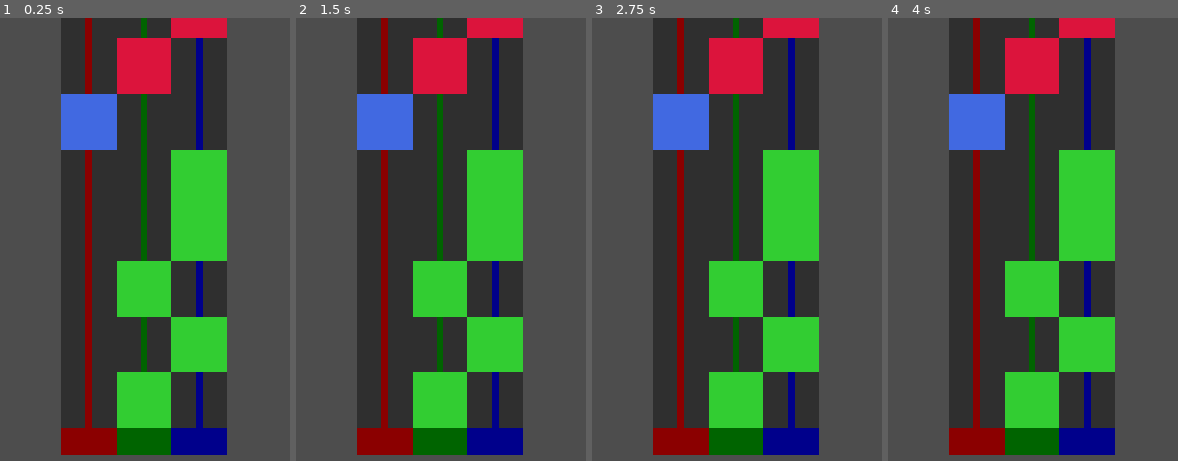
Above: before the commit, frames 1-4 (left to right).
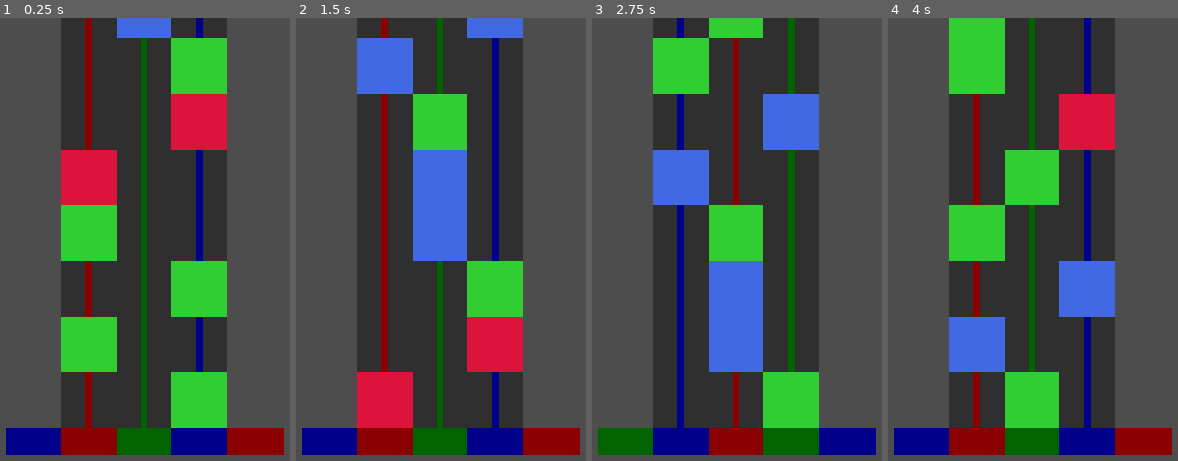
Above: after the commit, the same moments.

Repository: FredAndrei203/color-raid
Game: Godot game, scene res://main_scene.tscn
Two runs of this game, one before a commit and one after it. Both use one fixed random seed, a clock stepped at 60 frames per second and the inputs below.
Inputs (mouse positions are in pixels of both pictures, inside the frame that each line leads up to):
- Up to frame 1 (0.25 s): no input
- Up to frame 2 (1.5 s): tap Enter at 0.5 s; move the mouse to (outside the picture) at 0.52 s; hold Right (shift_right, bound only after the commit) 0.53-1.28 s; hold Down (keep_colors, bound only after the commit) 0.53-1.28 s; click (outside the picture) at 0.67 s; tap Space at 1.25 s; move the mouse to (outside the picture) at 1.27 s; hold Left (shift_left, bound only after the commit) from 1.28 s (still down); tap Down (keep_colors, bound only after the commit) at 1.35 s
- Up to frame 3 (2.75 s): tap Enter at 2 s; move the mouse to (815, 142) at 2.02 s; release Left (shift_left, bound only after the commit) at 2.03 s; hold Right (shift_right, bound only after the commit) from 2.03 s (still down); hold Down (keep_colors, bound only after the commit) from 2.03 s (still down)
- Up to frame 4 (4 s): tap Space at 2.75 s; move the mouse to (992, 332) at 2.77 s; release Down (keep_colors, bound only after the commit) at 2.78 s; tap Down (keep_colors, bound only after the commit) at 2.85 s; click (992, 332) at 2.92 s; tap Enter at 3.5 s; move the mouse to (outside the picture) at 3.52 s; release Right (shift_right, bound only after the commit) at 3.53 s; hold Left (shift_left, bound only after the commit) from 3.53 s (still down); hold Down (keep_colors, bound only after the commit) from 3.53 s (still down)

The runs differ from the first frame. In frame 1, 38% of the frame differs, in the area x 2-98%, y 0-99%; in frame 2, 34%; in frame 3, 41%; in frame 4, 33%.

Commit message:
bare bones color raid

Diff:
--- /dev/null
+++ b/block_container.gd
@@ -0,0 +1,25 @@
+class_name BlockContainer extends Node2D
+
+const ONE_LVL: float = 80
+
+@export var block_scene: PackedScene
+@export var lane1: ColorLane
+@export var lane2: ColorLane
+@export var lane3: ColorLane
+
+var total_block_count: int
+
+
+func bring_down_blocks() -> void:
+	position.y += ONE_LVL
+
+func add_block() -> ColorBlock:
+	var lanes: Array[ColorLane] = [lane1, lane2, lane3]
+	var block: ColorBlock = block_scene.instantiate()
+	block.color_lane = lanes[randi() % lanes.size()]
+	block.color = (randi() % GlobalConsts.Colors.size())
+	var level: Vector2 = Vector2(0, ONE_LVL * total_block_count)
+	add_child(block)
+	block.position = block.color_lane.position - level
+	total_block_count += 1
+	return block
--- a/color_block.gd
+++ b/color_block.gd
@@ -6,20 +6,11 @@
 		Color.ROYAL_BLUE
 ]
 
-var _color_pointer: Colors.Colors
+var color: int
 var color_lane: ColorLane
-var level: int
 
 func _ready() -> void:
-	_set_color_to(COLORS[_color_pointer])
-	position = color_lane.position - Vector2(0, 80 * level)
+	_set_color_to(COLORS[color])
 
 func _set_color_to(color: Color) -> void:
 	$BlockColor.color = color
-
-func assign_color(color: int) -> void:
-	_color_pointer = color
-
-func go_down_level() -> void:
-	level -= 1
-	position = color_lane.position - Vector2(0, 80 * level)
--- a/color_lane.gd
+++ b/color_lane.gd
@@ -6,11 +6,11 @@
 		Color.DARK_BLUE
 ]
 
-@export var _color_pointer: Colors.Colors
+@export var color: GlobalConsts.Colors
 
 
 func _ready() -> void:
-	_set_color_to(COLORS[_color_pointer])
+	_set_color_to(COLORS[color])
 
 
 func _set_color_to(color: Color) -> void:
@@ -19,10 +19,10 @@
 
 
 func colorshift_left() -> void:
-	_color_pointer = (_color_pointer + 1) % 3
-	_set_color_to(COLORS[_color_pointer])
+	color = (color + 1) % 3
+	_set_color_to(COLORS[color])
 
 
 func colorshift_right() -> void:
-	_color_pointer = (_color_pointer + 1) % 3
-	_set_color_to(COLORS[_color_pointer])
+	color = (color - 1) % 3
+	_set_color_to(COLORS[color])
--- a/colors.gd
+++ b/colors.gd
@@ -1,3 +1,3 @@
-class_name Colors extends Node
+class_name GlobalConsts extends Node
 
 enum Colors {RED, GREEN, BLUE}
--- /dev/null
+++ b/controller.gd
@@ -0,0 +1,34 @@
+class_name Controller extends Node
+
+@export var left_helper: ColorLane
+@export var lane1: ColorLane
+@export var lane2: ColorLane
+@export var lane3: ColorLane
+@export var right_helper: ColorLane
+@export var game_rule: GameRule
+
+
+func _unhandled_input(event: InputEvent) -> void:
+	var shifting_event: bool = (
+			event.is_action_pressed("shift_left") or
+			event.is_action_pressed("shift_right")
+	)
+	var input_event: bool = (
+			event.is_action_pressed("keep_colors")
+	)
+	if shifting_event:
+		shift_lanes(event)
+	elif input_event:
+		game_rule.judge_current_state(event)
+
+func shift_lanes(event: InputEvent) -> void:
+	var lanes: Array[ColorLane] = [
+			left_helper, lane1, lane2, lane3, right_helper
+		]
+	if event.is_action("shift_left"):
+		for lane in lanes:
+			lane.colorshift_left()
+	else:
+		for lane in lanes:
+			lane.colorshift_right()
+	game_rule.judge_current_state(event)
--- a/game_rule.gd
+++ b/game_rule.gd
@@ -1,18 +1,19 @@
 class_name GameRule extends Node
 
-@export var block_scene: PackedScene
-@export var lane1: ColorLane
-@export var lane2: ColorLane
-@export var lane3: ColorLane
+@export var block_cont: BlockContainer
 
 var block_queue: Array[ColorBlock]
 
 func initialize_level() -> void:
-	var lanes := [lane1, lane2, lane3]
 	for level in range(10):
-		var block: ColorBlock = block_scene.instantiate()
-		block.color_lane = lanes[randi() % lanes.size()]
-		block.assign_color(randi() % Colors.Colors.size())
-		block.level = level
-		block_queue.append(block)
-		add_child(block)
+		block_queue.append(block_cont.add_block())
+
+func judge_current_state(event: InputEvent) -> void:
+	var block: ColorBlock = block_queue.pop_front()
+	if block.color == block.color_lane.color:
+		print("SUCCESS")
+	else:
+		print("FAIL")
+	block.queue_free()
+	block_queue.append(block_cont.add_block())
+	block_cont.bring_down_blocks()
--- /dev/null
+++ b/helper_lane.tscn
@@ -0,0 +1,11 @@
+[gd_scene format=3 uid="uid://b81jju8k1q5cs"]
+
+[ext_resource type="PackedScene" uid="uid://df7o0wch4gjiq" path="res://color_lane.tscn" id="1_15fux"]
+
+[node name="HelperLane" unique_id=959369704 instance=ExtResource("1_15fux")]
+
+[node name="Background" parent="." index="0" unique_id=535557440]
+visible = false
+
+[node name="LaneColor" parent="." index="2" unique_id=1590416448]
+visible = false
--- a/main_scene.tscn
+++ b/main_scene.tscn
@@ -2,25 +2,48 @@
 
 [ext_resource type="PackedScene" uid="uid://df7o0wch4gjiq" path="res://color_lane.tscn" id="1_0f027"]
 [ext_resource type="Script" uid="uid://bade2l6c2807g" path="res://main_scene.gd" id="1_2c62f"]
+[ext_resource type="PackedScene" uid="uid://b81jju8k1q5cs" path="res://helper_lane.tscn" id="2_nfk4m"]
 [ext_resource type="Script" uid="uid://bbj2iwiim83r1" path="res://game_rule.gd" id="3_gyfs4"]
 [ext_resource type="PackedScene" uid="uid://d3arrs4qb60yq" path="res://color_block.tscn" id="4_d5x1h"]
+[ext_resource type="Script" uid="uid://seidbpj41j2u" path="res://controller.gd" id="5_8mm7a"]
+[ext_resource type="Script" uid="uid://dfvc3fr6jcvek" path="res://block_container.gd" id="6_hq1ik"]
 
 [node name="MainScene" type="Node" unique_id=823844910]
 script = ExtResource("1_2c62f")
 
-[node name="ColorLane1" parent="." unique_id=959369704 instance=ExtResource("1_0f027")]
+[node name="LeftHelperLane" parent="." unique_id=959369704 instance=ExtResource("2_nfk4m")]
+position = Vector2(417, 590)
+color = 2
+
+[node name="ColorLane1" parent="." unique_id=1724671539 instance=ExtResource("1_0f027")]
 position = Vector2(496, 590)
 
 [node name="ColorLane2" parent="." unique_id=187248950 instance=ExtResource("1_0f027")]
 position = Vector2(576, 590)
-_color_pointer = 1
+color = 1
 
 [node name="ColorLane3" parent="." unique_id=710790667 instance=ExtResource("1_0f027")]
 position = Vector2(656, 590)
-_color_pointer = 2
+color = 2
 
-[node name="GameRule" type="Node" parent="." unique_id=2007805828 node_paths=PackedStringArray("lane1", "lane2", "lane3")]
+[node name="RightHelperLane" parent="." unique_id=2069586043 instance=ExtResource("2_nfk4m")]
+position = Vector2(736, 590)
+
+[node name="GameRule" type="Node" parent="." unique_id=2007805828 node_paths=PackedStringArray("block_cont")]
 script = ExtResource("3_gyfs4")
+block_cont = NodePath("../BlockContainer")
+
+[node name="Controller" type="Node" parent="." unique_id=814559284 node_paths=PackedStringArray("left_helper", "lane1", "lane2", "lane3", "right_helper", "game_rule")]
+script = ExtResource("5_8mm7a")
+left_helper = NodePath("../LeftHelperLane")
+lane1 = NodePath("../ColorLane1")
+lane2 = NodePath("../ColorLane2")
+lane3 = NodePath("../ColorLane3")
+right_helper = NodePath("../RightHelperLane")
+game_rule = NodePath("../GameRule")
+
+[node name="BlockContainer" type="Node2D" parent="." unique_id=1738465778 node_paths=PackedStringArray("lane1", "lane2", "lane3")]
+script = ExtResource("6_hq1ik")
 block_scene = ExtResource("4_d5x1h")
 lane1 = NodePath("../ColorLane1")
 lane2 = NodePath("../ColorLane2")
--- a/project.godot
+++ b/project.godot
@@ -20,6 +20,24 @@
 window/stretch/mode="canvas_items"
 window/stretch/aspect="ignore"
 
+[input]
+
+shift_left={
+"deadzone": 0.2,
+"events": [Object(InputEventKey,"resource_local_to_scene":false,"resource_name":"","device":-1,"window_id":0,"alt_pressed":false,"shift_pressed":false,"ctrl_pressed":false,"meta_pressed":false,"pressed":false,"keycode":0,"physical_keycode":4194319,"key_label":0,"unicode":0,"location":0,"echo":false,"script":null)
+]
+}
+shift_right={
+"deadzone": 0.2,
+"events": [Object(InputEventKey,"resource_local_to_scene":false,"resource_name":"","device":-1,"window_id":0,"alt_pressed":false,"shift_pressed":false,"ctrl_pressed":false,"meta_pressed":false,"pressed":false,"keycode":0,"physical_keycode":4194321,"key_label":0,"unicode":0,"location":0,"echo":false,"script":null)
+]
+}
+keep_colors={
+"deadzone": 0.2,
+"events": [Object(InputEventKey,"resource_local_to_scene":false,"resource_name":"","device":-1,"window_id":0,"alt_pressed":false,"shift_pressed":false,"ctrl_pressed":false,"meta_pressed":false,"pressed":false,"keycode":0,"physical_keycode":4194322,"key_label":0,"unicode":0,"location":0,"echo":false,"script":null)
+]
+}
+
 [physics]
 
 3d/physics_engine="Jolt Physics"
Not shown, added: block_container.gd.uid
Not shown, added: controller.gd.uid
